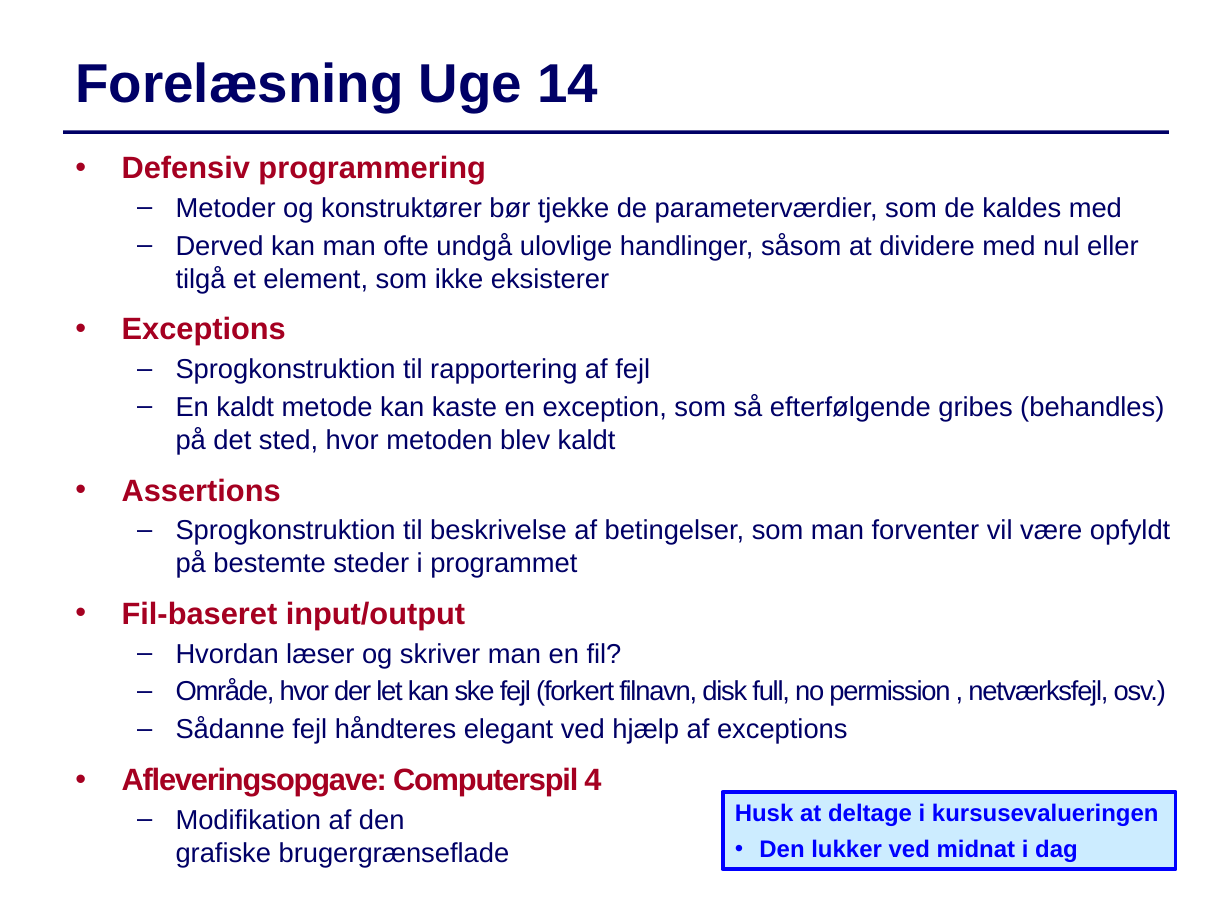
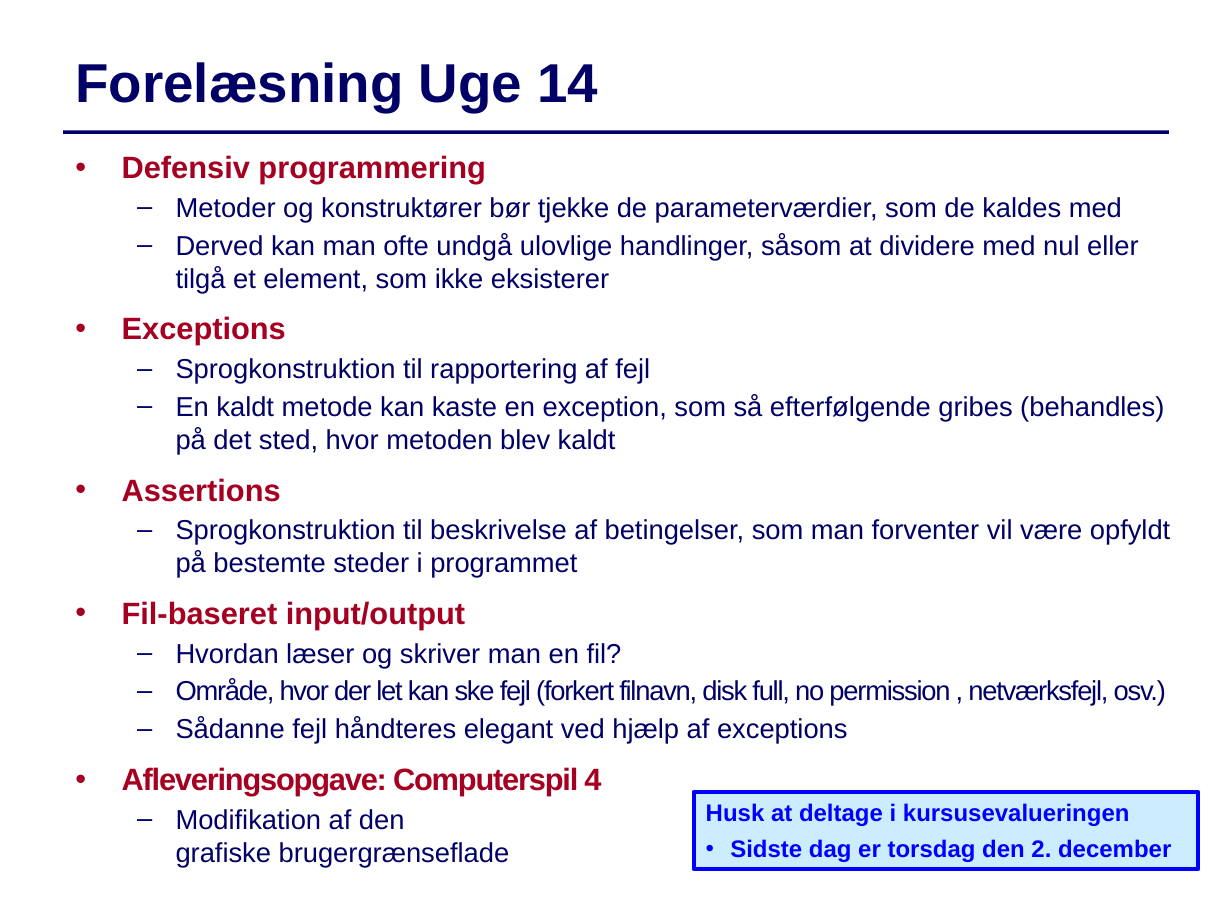
Before and after one commit to IntProgAU/Materiale, a slide deck: slide 1 of web/e21/uge_14/Slides-Uge14.pptx. Drawn at 1232x924 pixels with LibreOffice and Linux fonts; fonts in the diff are those of the drawing. Boxes give left, top, right and bottom in pixels: in the first picture for what was removed or moved away, otherwise in the second. Text is boxed around its words. In the diff, an @@ line names an element or a change of style, - is before the commit and + after.

```diff
--- a/web/e21/uge_14/Slides-Uge14.pptx
+++ b/web/e21/uge_14/Slides-Uge14.pptx
@@ rectangle "Husk at deltage i kursusevalueringen": place and size @@
-rectangle "Husk at deltage i kursusevalueringen" at (723,792,1177,870)
+rectangle "Husk at deltage i kursusevalueringen" at (694,792,1199,870)
@@ text in rectangle at (730,839,1171,862): text changed @@
-• Den lukker ved midnat i dag
+• Sidste dag er torsdag den 2. december
```
Also in this commit, not shown: 2 other files.
